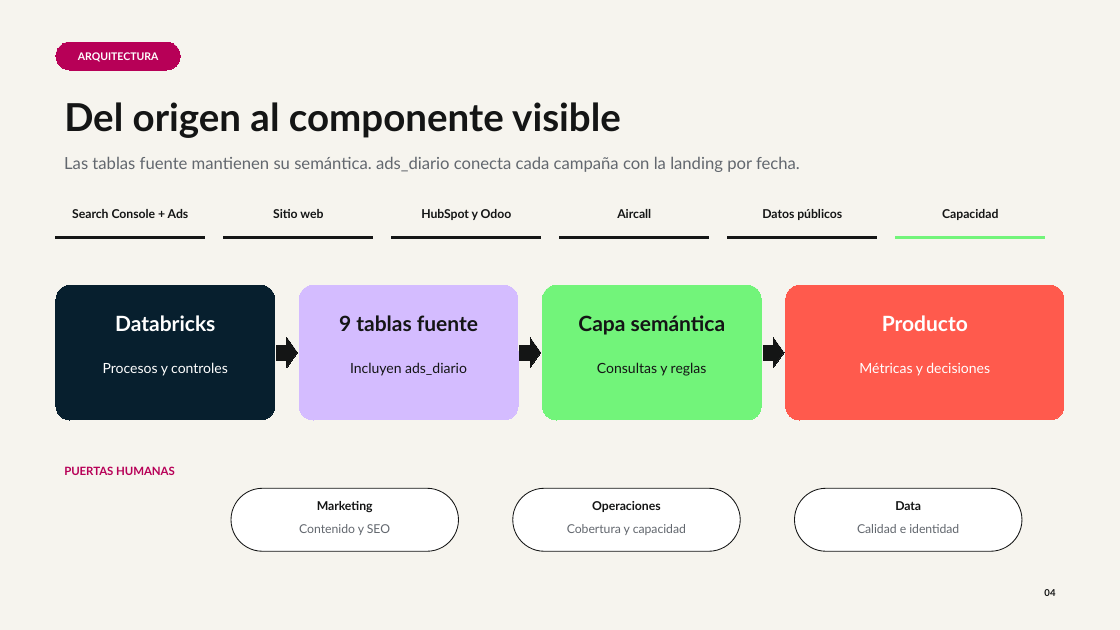
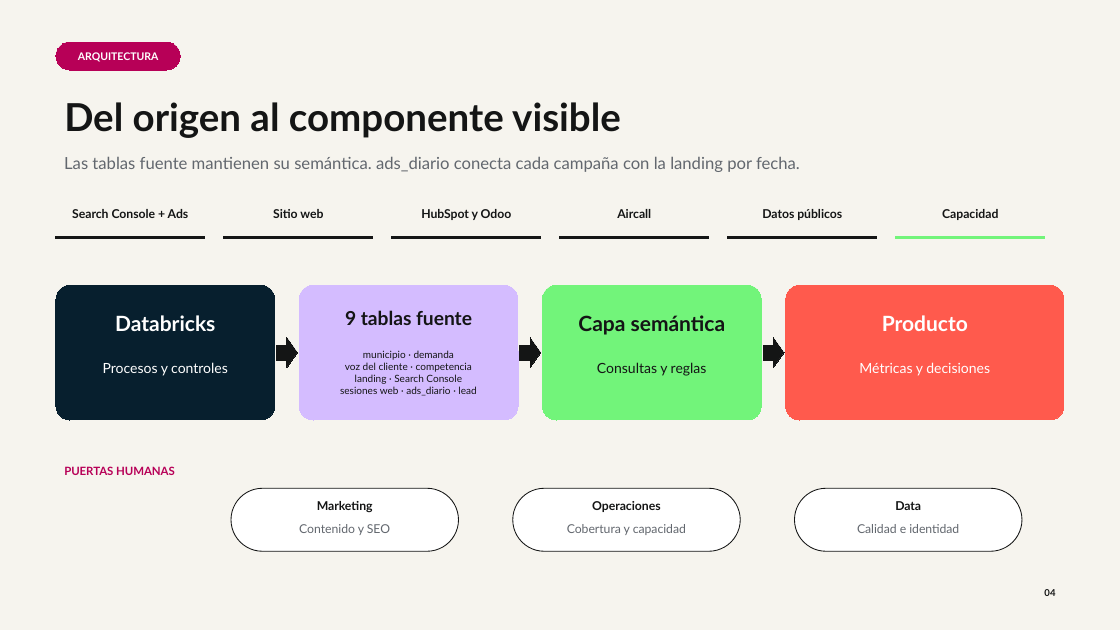
Before and after one commit to haykbit/qida-growth-intelligence, a slide deck: slide 4 of docs/product/qida-growth-intelligence.pptx. Drawn at 1120x630 pixels with LibreOffice and Linux fonts; fonts in the diff are those of the drawing. Boxes give left, top, right and bottom in pixels: in the first picture for what was removed or moved away, otherwise in the second. Text is boxed around its words. In the diff, an @@ line names an element or a change of style, - is before the commit and + after.

Commit message:
fix: detallar las nueve tablas fuente en la presentación

```diff
--- a/docs/product/qida-growth-intelligence.pptx
+++ b/docs/product/qida-growth-intelligence.pptx
@@ text "9 tablas fuente" at (345,310,472,325): size 18 to 16.5 pt @@
@@ text at (340,350,476,396): text changed; size 12 to 8.6 pt @@
-Incluyen ads_diario
+municipio · demanda
+voz del cliente · competencia
+landing · Search Console
+sesiones web · ads_diario · lead
```
